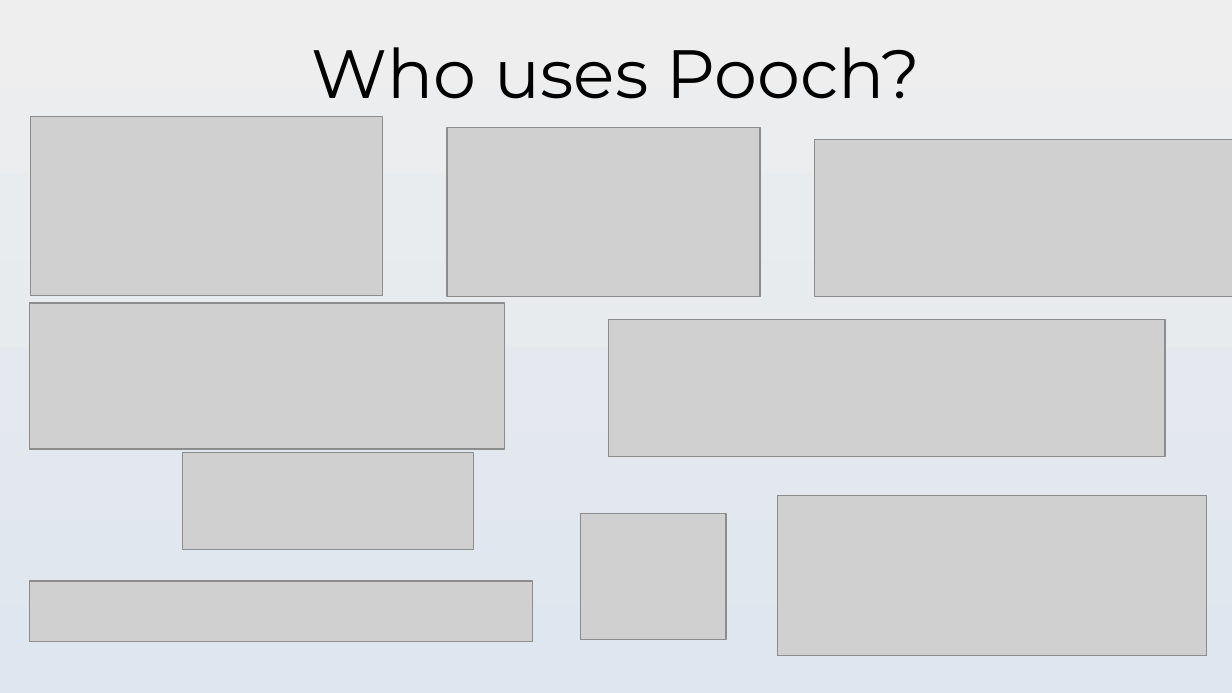
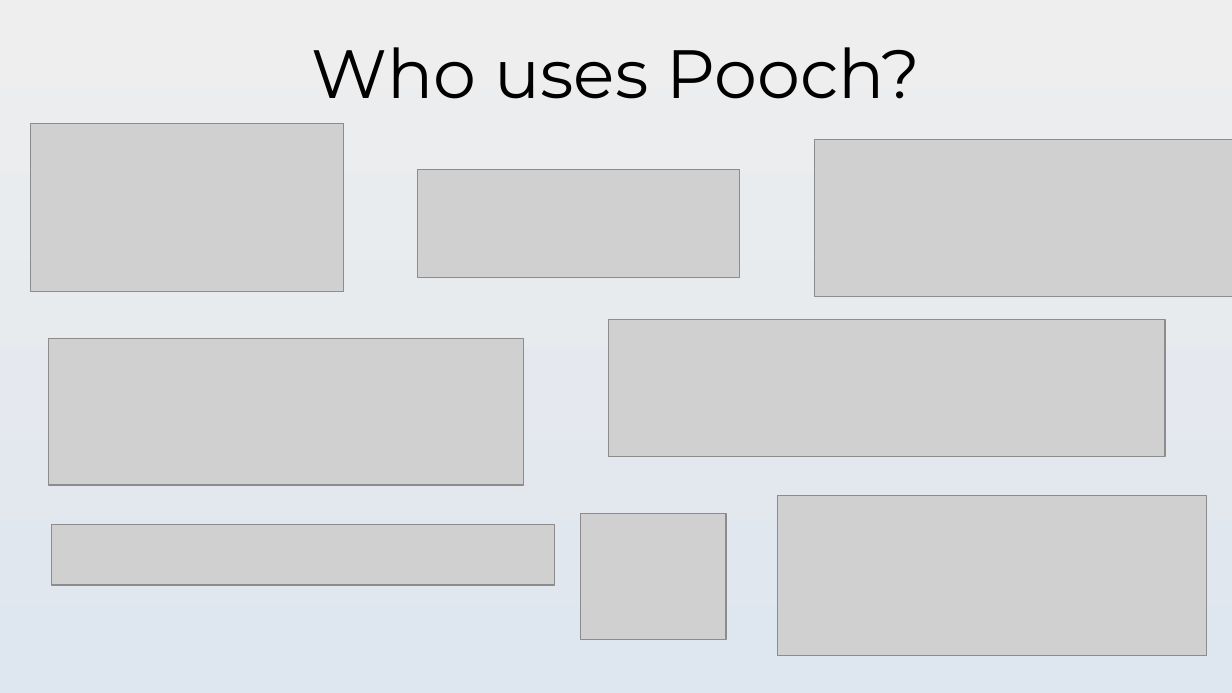
Before and after one commit to santisoler/scipy2024-pooch, a slide deck: slide 24 of slides/slides.odp. Drawn at 1232x693 pixels with LibreOffice and Linux fonts; fonts in the diff are those of the drawing; grey boxes stand for pictures. Boxes give left, top, right and bottom in pixels: in the first picture for what was removed or moved away, otherwise in the second. Text is boxed around its words. In the diff, an @@ line names an element or a change of style, - is before the commit and + after.

Commit message:
Minor improvement to slides

```diff
--- a/slides/slides.odp
+++ b/slides/slides.odp
@@ picture: place and size @@
-picture at <box>31,117,383,296</box>
+picture at <box>31,123,344,292</box>
@@ picture: place and size @@
-picture at <box>447,128,760,297</box>
+picture at <box>418,169,739,277</box>
@@ picture: place and size @@
-picture at <box>30,303,505,450</box>
+picture at <box>48,339,524,485</box>
@@ picture: place and size @@
-picture at <box>182,452,473,549</box>
+picture at <box>52,525,554,585</box>
@@ picture removed at <box>30,582,532,642</box> @@
```
